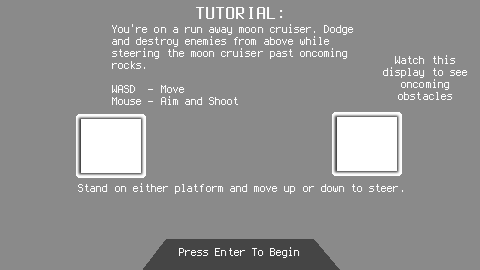
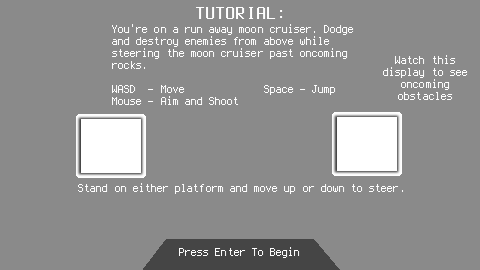
Layers edited between the first and the second 480px x 270px image:
painted on "You're on a run away moon crui..." over (x1=264, y1=85, x2=336, y2=95)
